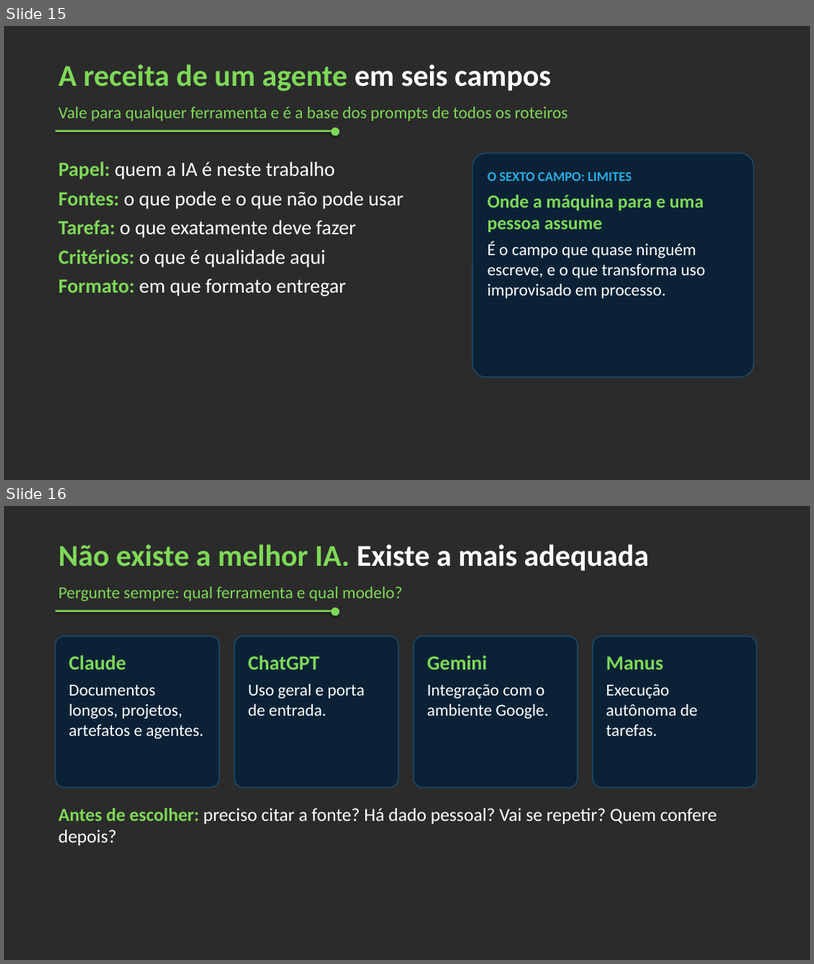
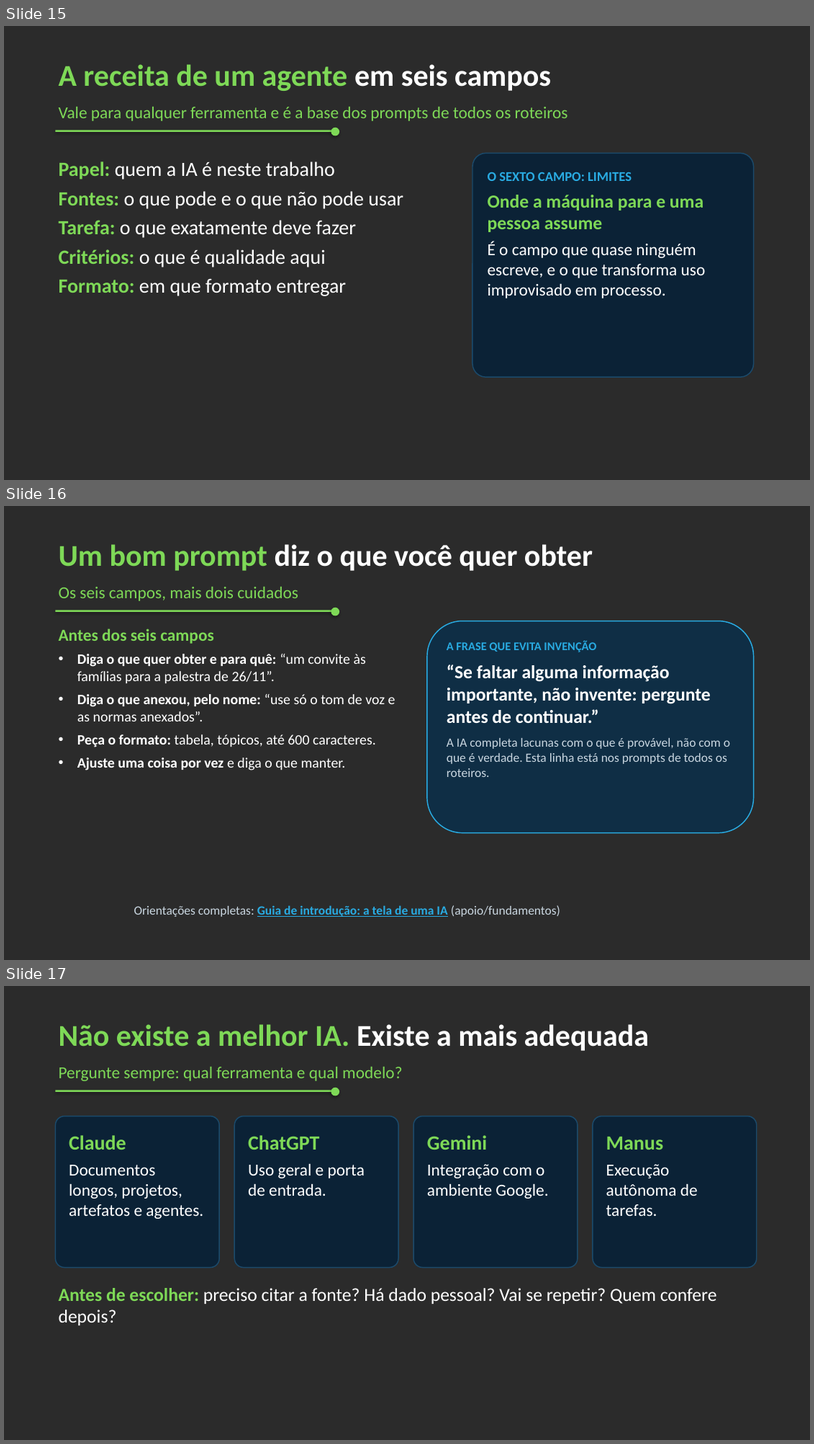
Before and after one commit to maryandrioli/iagestao2, a slide deck: apoio/fundamentos/slides_fundamentos.pptx. Shown one above the other, each under a label of ours: slides 15 and 16 before the commit, slides 15, 16 and 17 after it. The pictures are 814x964 and 814x1444 pixels, drawn with LibreOffice and Linux fonts; fonts in the diff are those of the drawing; background and template pictures are left out; a plain dark background stands for a picture behind light text. Boxes give left, top, right and bottom in pixels: in the first picture for what was removed or moved away, otherwise in the second. Text is boxed around its words. In the diff, an @@ line names an element or a change of style, - is before the commit and + after.

```diff
--- a/apoio/fundamentos/slides_fundamentos.pptx
+++ b/apoio/fundamentos/slides_fundamentos.pptx
@@ slide 16 added at (4,506,810,960), background picture (left out) @@
@@ text added at (59,544,593,571), 36 pt, text #FFFFFF, bold @@
+Um bom prompt diz o que você quer obter
@@ text added at (59,587,298,601), 20 pt, text #7ED957 @@
+Os seis campos, mais dois cuidados
@@ rectangle added at (55,610,334,612), fill #7ED957 @@
@@ ellipse added at (332,608,340,616), fill #7ED957 @@
@@ text added at (59,628,396,770), 17 pt, text #FFFFFF @@
+Antes dos seis campos
+• Diga o que quer obter e para quê: “um convite às famílias para a palestra de 26/11”.
+• Diga o que anexou, pelo nome: “use só o tom de voz e as normas anexados”.
+• Peça o formato: tabela, tópicos, até 600 caracteres.
+• Ajuste uma coisa por vez e diga o que manter.
@@ rounded rectangle added at (427,621,754,833), fill #0F2E45, outline #29ABE2 1.25 pt, 15 pt, text #C9D6E0, bold @@
+A FRASE QUE EVITA INVENÇÃO
+“Se faltar alguma informação importante, não invente: pergunte antes de continuar.”
+A IA completa lacunas com o que é provável, não com o que é verdade. Esta linha está nos prompts de todos os roteiros.
@@ text added at (134,905,561,916), 15 pt, text #C9D6E0 @@
+Orientações completas: Guia de introdução: a tela de uma IA (apoio/fundamentos)
@@ what was slide 16 is now slide 17 @@
```
Also in this commit, not shown: 3 other slides added, 1 other file.
